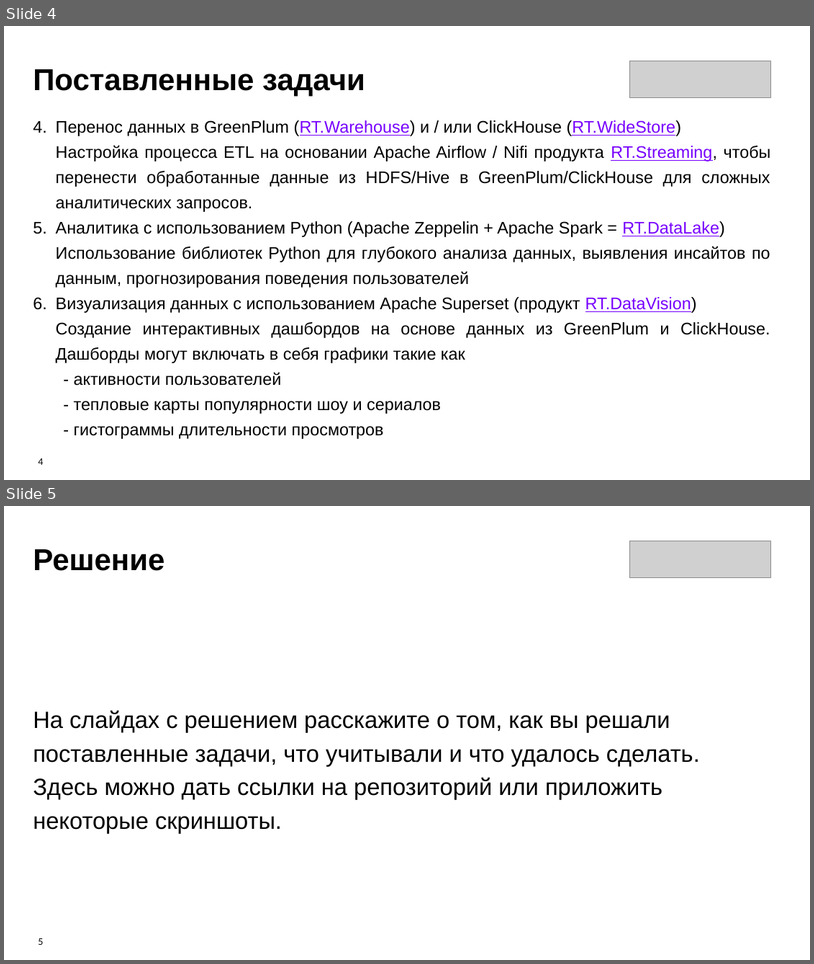
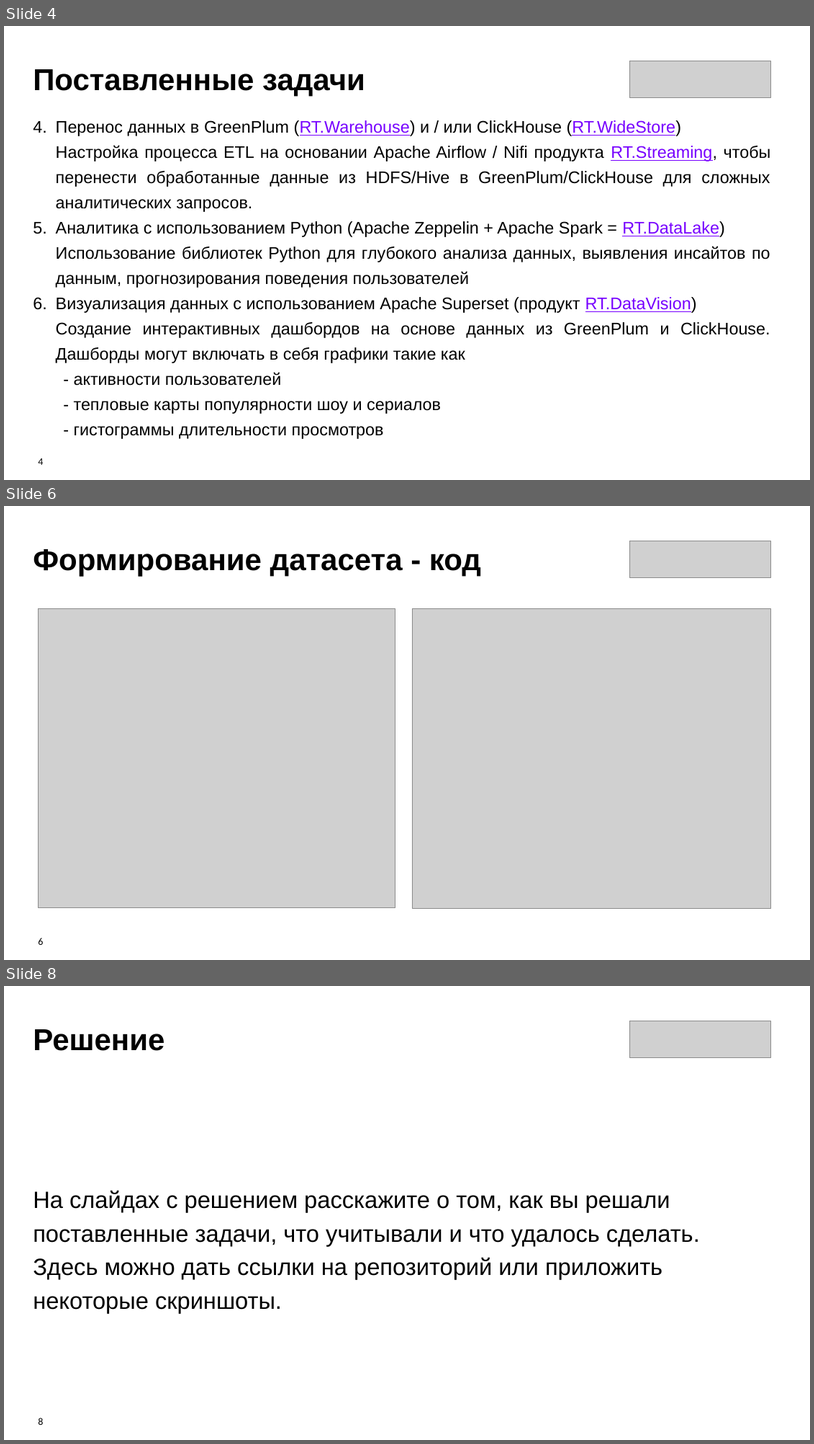
Before and after one commit to Olmeor/Data-engineer_Rostelecom_programming_school, a slide deck: Сertification/presentation.pptx. Shown one above the other, each under a label of ours: slides 4 and 5 before the commit, slides 4, 6 and 8 after it; the slides between them are not shown. The pictures are 814x964 and 814x1444 pixels, drawn with LibreOffice and Linux fonts; fonts in the diff are those of the drawing; grey boxes stand for pictures. Boxes give left, top, right and bottom in pixels: in the first picture for what was removed or moved away, otherwise in the second. Text is boxed around its words. In the diff, an @@ line names an element or a change of style, - is before the commit and + after.

```diff
--- a/Сertification/presentation.pptx
+++ b/Сertification/presentation.pptx
@@ slide 6 added at box(4, 506, 810, 960), background #FFFFFF @@
@@ picture added at box(630, 541, 771, 577) @@
@@ text added at box(33, 549, 481, 577), 36 pt, text #000000, bold @@
+Формирование датасета - код
@@ picture added at box(38, 609, 396, 908) @@
@@ picture added at box(412, 609, 772, 908) @@
@@ page number added at box(38, 937, 43, 944), 12 pt, text #000000 @@
+6
@@ what was slide 5 is now slide 8 @@
@@ page number at box(38, 1417, 43, 1424): text changed @@
-5
+8
```
Also in this commit, not shown: 1 slide changed, 3 other slides added.
